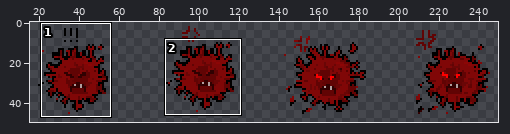
Pixel-art file, stored at Python_Module_8/Assets/SpriteSheets/Virus Game/Enemies/Virus_Red/virus1_red_ATTACK.aseprite. The first picture is a wide view before the edit; the outline marks the close-up.
Close-up. As it was:
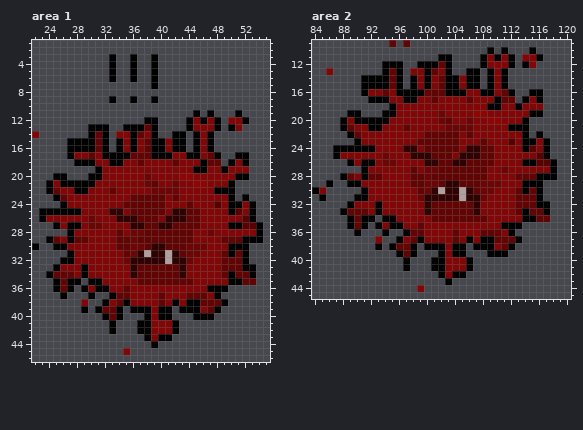
256x64 pixels, 1 frame. Colours within 5 levels of each other are drawn and written as one. Shown: area 1: x 22..55, y 1..46; area 2: x 84..120, y 9..45. The wide view leaves out empty margins.
After:
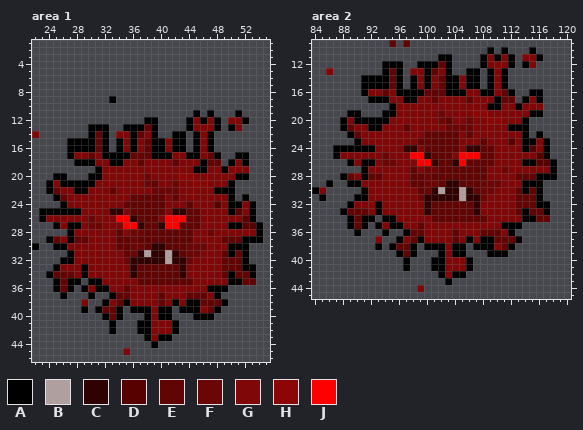
Palette (. is transparent): A #000000  B #b09f9f  C #300101  D #580101  E #610404  F #6a0606  G #800707  H #8d0606  J #ff0000
From old to new:
Area 1, layer "Flattened":
The edit turns colour C into colour J in row 26 at x 34 to 35 and 41 to 43; in row 27 at x 36 and 41.
The edit turns colour E into colour J in row 27 at x 42.
The edit turns colour G into colour J in row 27 at x 35.
Colour A is removed in rows 3 to 6 at x 33, 36 and 39; in row 7 at x 39; in row 9 at x 36 and 39.
Area 2, layer "Flattened":
The edit turns colour C into colour J in row 25 at x 98 to 99 and 105 to 107; in row 26 at x 100 and 105.
The edit turns colour G into colour J in row 26 at x 99.
